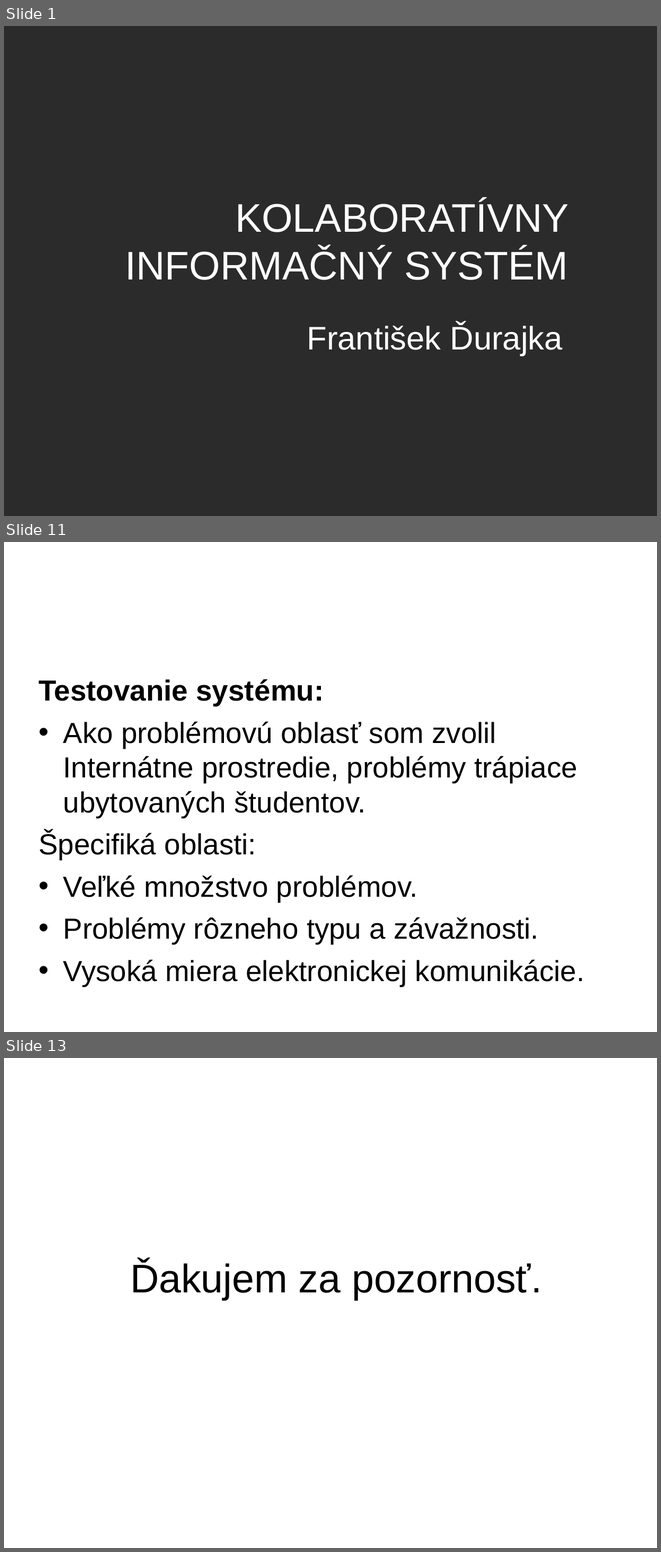
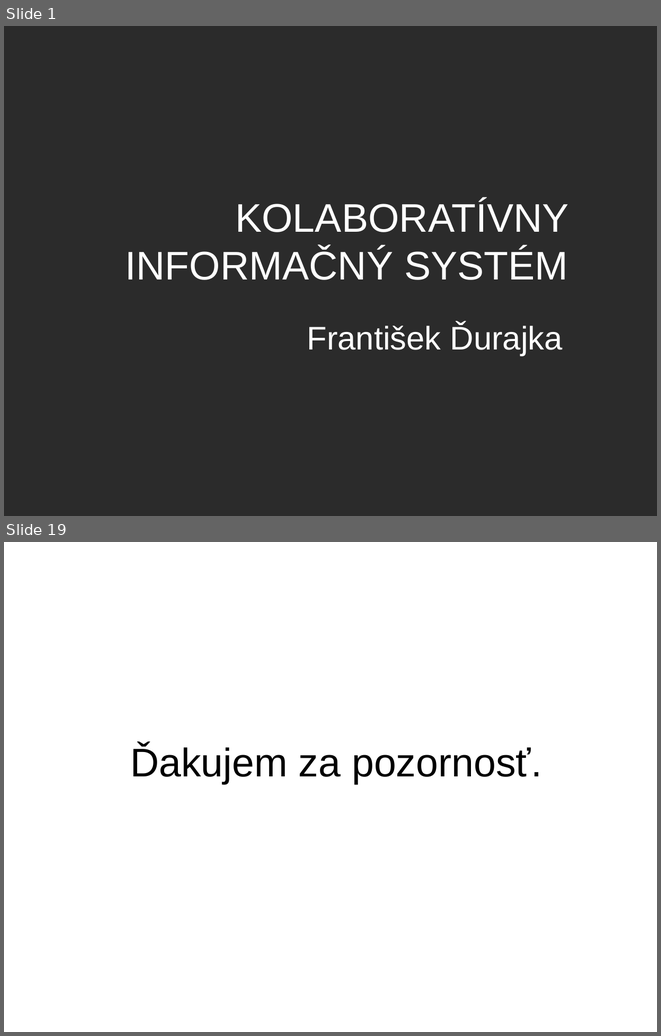
Before and after one commit to natalija4554/millenium, a slide deck: docs/Presentation/presentation.ppt. Shown one above the other, each under a label of ours: slides 1, 11 and 13 before the commit, slides 1 and 19 after it; the slides between them are not shown. The pictures are 661x1552 and 661x1036 pixels, drawn with LibreOffice and Linux fonts; fonts in the diff are those of the drawing; background and template pictures are left out; a plain dark background stands for a picture behind light text. Boxes give left, top, right and bottom in pixels: in the first picture for what was removed or moved away, otherwise in the second. Text is boxed around its words. In the diff, an @@ line names an element or a change of style, - is before the commit and + after.

```diff
--- a/docs/Presentation/presentation.ppt
+++ b/docs/Presentation/presentation.ppt
@@ slide 11 removed at [4, 542, 657, 1032], background picture (left out) @@
@@ title removed at [37, 560, 625, 642] @@
-Kolaboratívny informačný systém
@@ text removed at [38, 679, 584, 986] @@
-Testovanie systému:
-• Ako problémovú oblasť som zvolil Internátne prostredie, problémy trápiace ubytovaných študentov.
-Špecifiká oblasti:
-• Veľké množstvo problémov.
-• Problémy rôzneho typu a závažnosti.
-• Vysoká miera elektronickej komunikácie.
@@ what was slide 13 is now slide 19 @@
```
Also in this commit, not shown: 3 slides changed, 14 slides added, 7 other slides removed, 31 other files.
